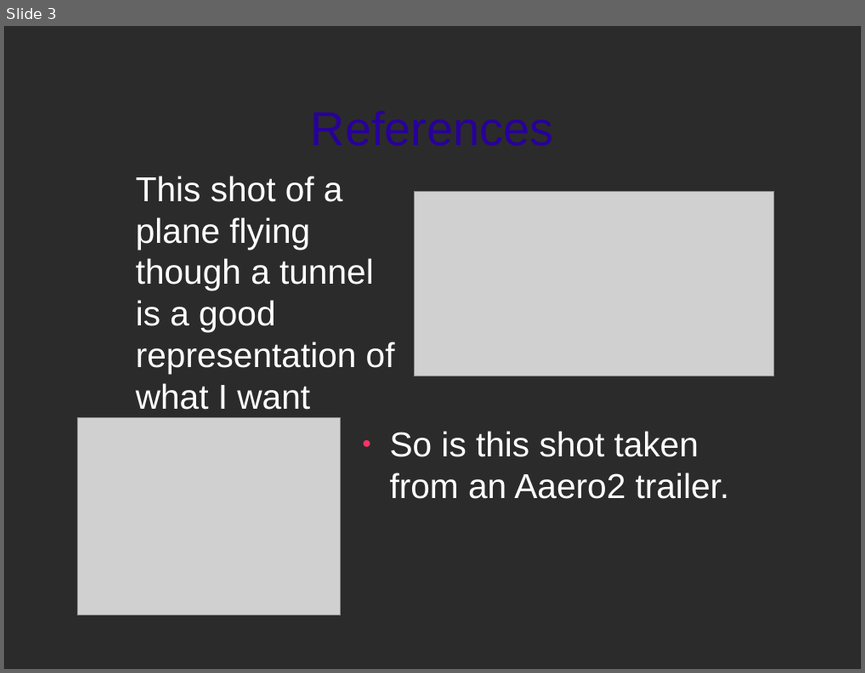
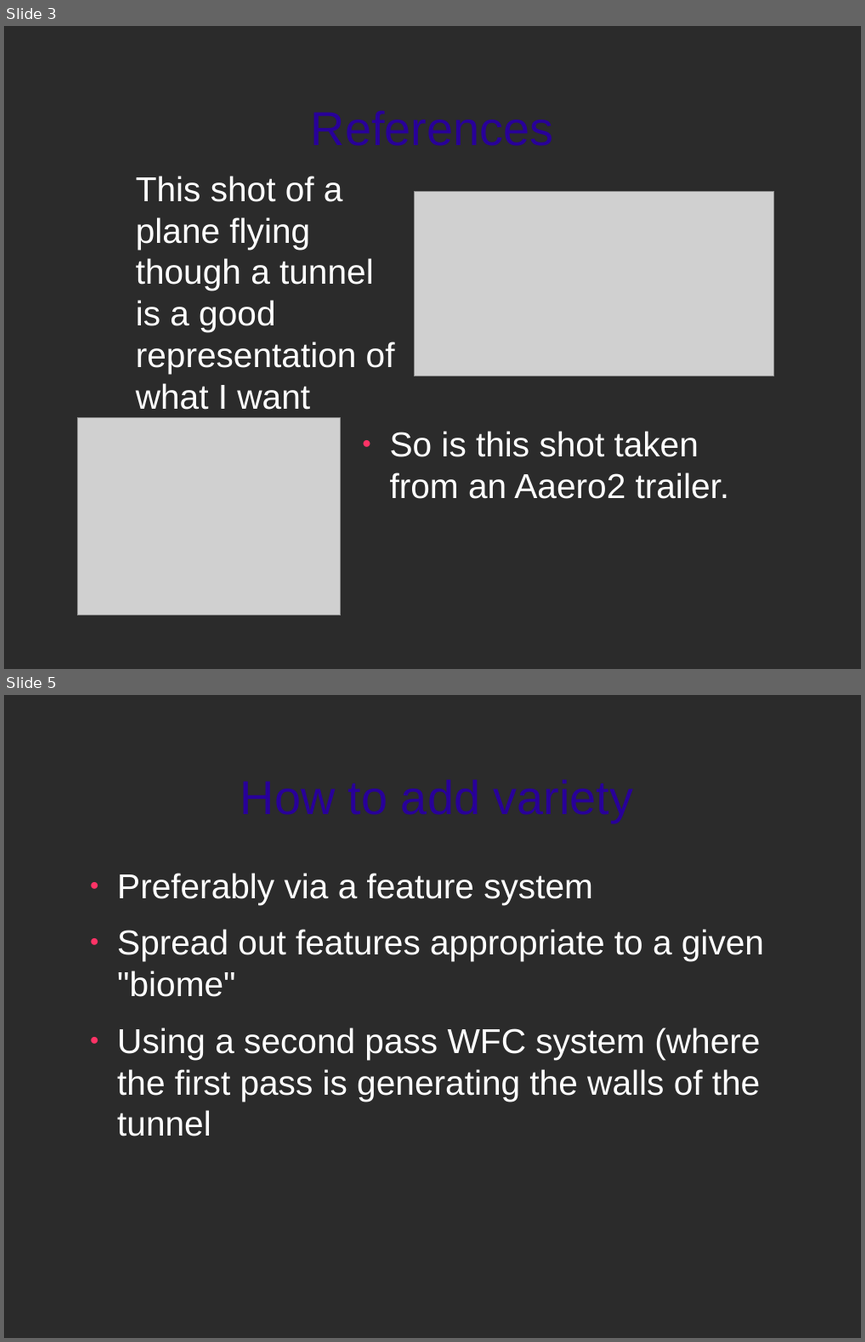
Before and after one commit to ktosox/GWJ77-Metamorphosis, a slide deck: LevelDesign.odp. Shown one above the other, each under a label of ours: slide 3 before the commit, slides 3 and 5 after it; the slides between them are not shown. The pictures are 865x673 and 865x1342 pixels, drawn with LibreOffice and Linux fonts; fonts in the diff are those of the drawing; grey boxes stand for pictures; background and template pictures are left out; a plain dark background stands for a picture behind light text. Boxes give left, top, right and bottom in pixels: in the first picture for what was removed or moved away, otherwise in the second. Text is boxed around its words. In the diff, an @@ line names an element or a change of style, - is before the commit and + after.

```diff
--- a/LevelDesign.odp
+++ b/LevelDesign.odp
@@ slide 5 added at <box>4,695,861,1338</box>, background picture (left out) @@
@@ title added at <box>240,779,633,823</box>, 44 pt, text #280099 @@
+How to add variety
@@ text added at <box>117,873,764,1136</box>, 32 pt, text #FFFFFF @@
+● Preferably via a feature system
+● Spread out features appropriate to a given "biome"
+● Using a second pass WFC system (where the first pass is generating the walls of the tunnel
```
Also in this commit, not shown: 1 slide changed, 2 other slides added, 1 other file.
